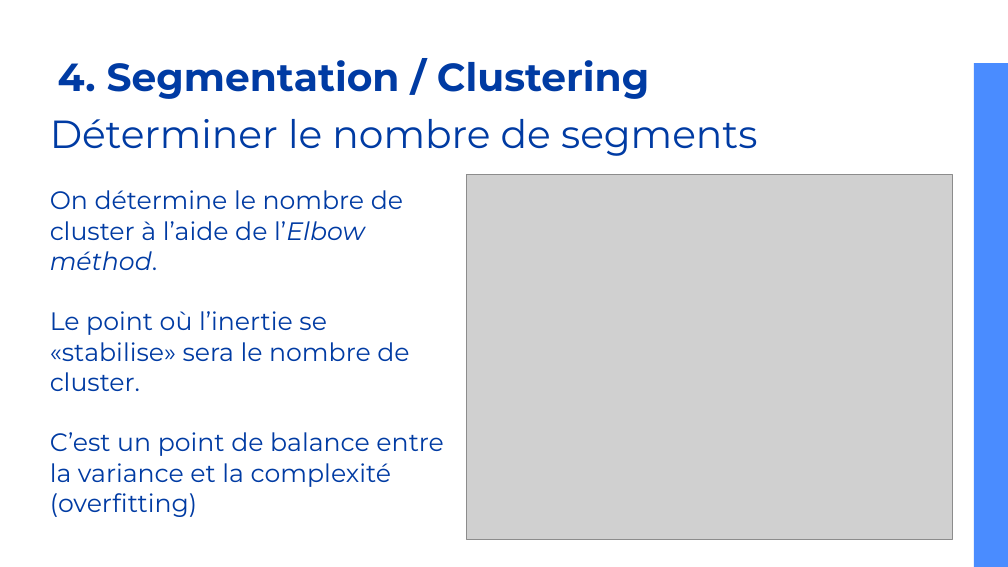
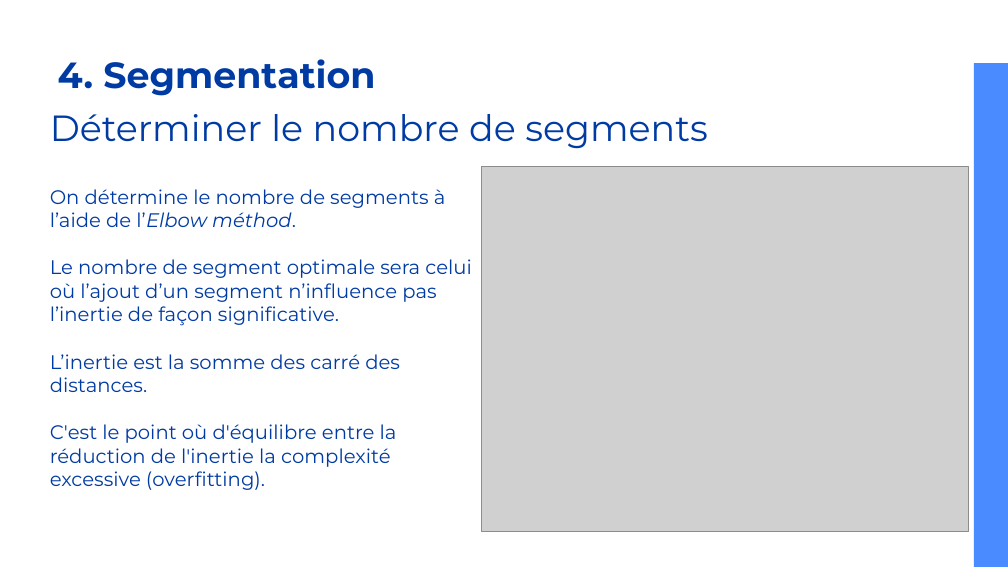
Before and after one commit to caseguin/Clustering, a slide deck: slide 19 of SuperMarket_clustering2.odp. Drawn at 1008x567 pixels with LibreOffice and Linux fonts; fonts in the diff are those of the drawing; grey boxes stand for pictures. Boxes give left, top, right and bottom in pixels: in the first picture for what was removed or moved away, otherwise in the second. Text is boxed around its words. In the diff, an @@ line names an element or a change of style, - is before the commit and + after.

```diff
--- a/SuperMarket_clustering2.odp
+++ b/SuperMarket_clustering2.odp
@@ title at [58,59,375,96]: text changed; size 28 to 26 pt @@
-4. Segmentation / Clustering
+4. Segmentation
@@ title "Déterminer le nombre de segments" at [50,114,708,149]: size 28 to 26 pt @@
@@ picture: place and size @@
-picture at [466,174,952,539]
+picture at [482,166,968,531]
@@ title at [50,189,472,490]: text changed; size 18 to 14 pt @@
-On détermine le nombre de cluster à l’aide de l’Elbow méthod.
-Le point où l’inertie se «stabilise» sera le nombre de cluster.
-C’est un point de balance entre la variance et la complexité (overfitting)
+On détermine le nombre de segments à l’aide de l’Elbow méthod.
+Le nombre de segment optimale sera celui où l’ajout d’un segment n’influence pas l’inertie de façon significative.
+L’inertie est la somme des carré des distances.
+C'est le point où d'équilibre entre la réduction de l'inertie la complexité excessive (overfitting).
```
Also in this commit, not shown: 24 other slides changed, 4 slides added, 3 slides removed, 13 other files.
